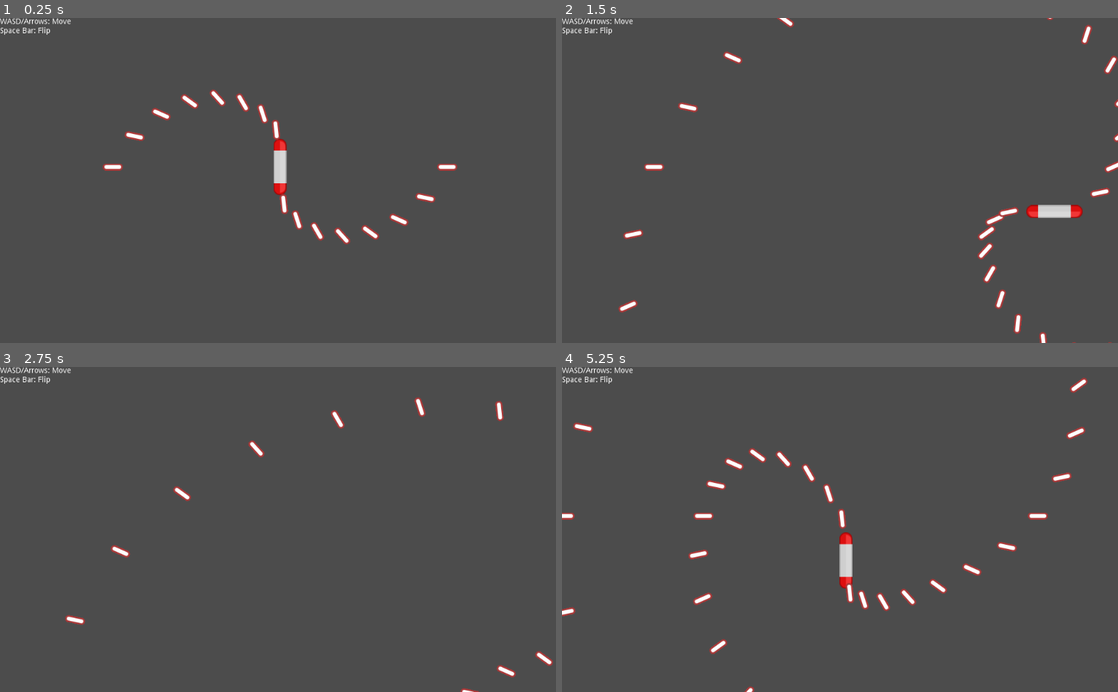
Above: before the commit, frames 1-4 (two rows, left to right).
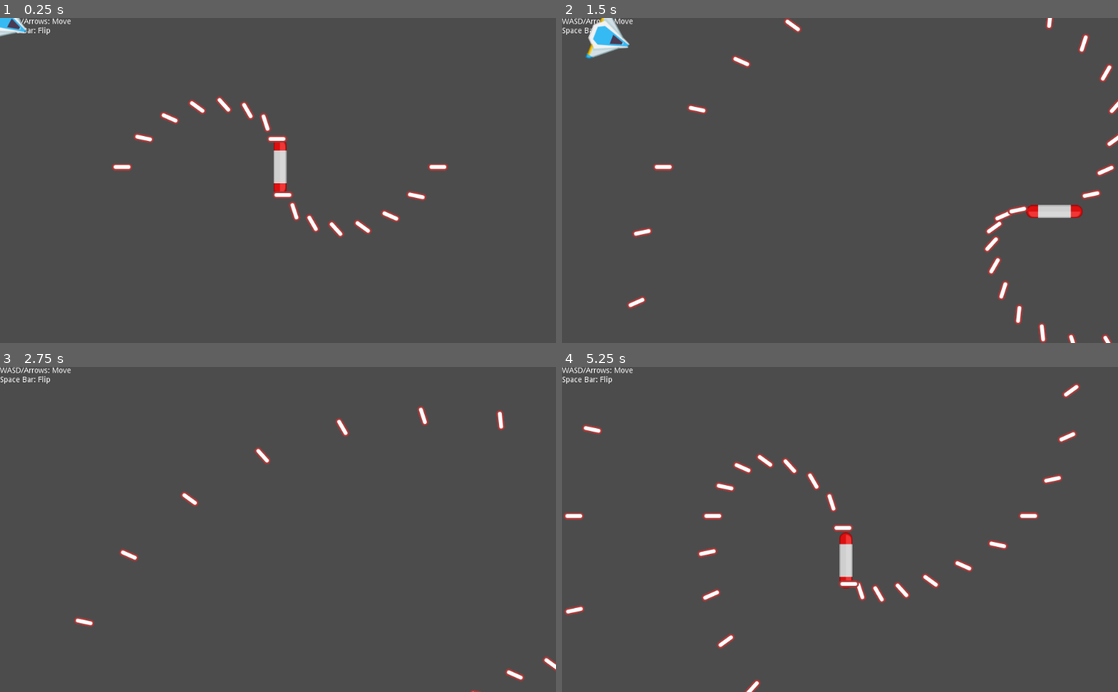
Above: after the commit, the same moments.

Repository: ItsSeaJay/godot-wild-jam-22
Game: Godot game, scene res://Game.tscn
Same seed, same stepped clock (60 frames per second), same inputs: the game is played once before the commit and once after it.
Inputs:
- Up to frame 1 (0.25 s): no input
- Up to frame 2 (1.5 s): hold D (player_move_right) 0.53-1.28 s; hold S (player_move_down) from 1.28 s (still down)
- Up to frame 3 (2.75 s): release S (player_move_down) at 2.03 s; hold D (player_move_right) from 2.03 s (still down)
- Up to frame 4 (5.25 s): release D (player_move_right) at 2.78 s; hold W (player_move_up) 2.78-3.53 s; hold Left (player_move_left) 3.53-5.03 s; hold S (player_move_down) from 5.03 s (still down)

The runs differ from the first frame. In frame 1, 1.7% of the frame differs, in the area x 0-83%, y 0-70%; in frame 2, 2.2%; in frame 3, 0.8%; in frame 4, 2.3%, in the area x 0-95%, y 3-100%.

Commit message:
Add homing enemy

Diff:
--- a/Game.tscn
+++ b/Game.tscn
@@ -1,6 +1,7 @@
-[gd_scene load_steps=2 format=2]
+[gd_scene load_steps=3 format=2]
 
 [ext_resource path="res://player/Player.tscn" type="PackedScene" id=1]
+[ext_resource path="res://combat/enemy/homing/HomingEnemy.tscn" type="PackedScene" id=2]
 
 [node name="Game" type="Node2D"]
 
@@ -15,3 +16,5 @@
 __meta__ = {
 "_edit_use_anchors_": false
 }
+
+[node name="HomingEnemy" parent="." instance=ExtResource( 2 )]
--- /dev/null
+++ b/combat/enemy/homing/HomingEnemy.gd
@@ -0,0 +1,21 @@
+extends Node2D
+
+const Player = preload("res://player/Player.tscn")
+
+export var movement_speed = 64.0
+
+var team = Global.TEAMS[int(round(rand_range(0, Global.TEAMS.size() - 1)))]
+var player
+
+func _ready():
+	var players = get_tree().get_nodes_in_group("player")
+	player = players[int(round(rand_range(0, players.size() - 1)))] as Player
+
+func _process(delta):
+	var direction_to_player = global_position.direction_to(player.global_position)
+	translate(direction_to_player.normalized() * movement_speed * delta)
+	rotation = global_position.angle_to_point(player.global_position)
+
+func hit():
+	print("hit!")
+	queue_free()
--- /dev/null
+++ b/combat/enemy/homing/HomingEnemy.tscn
@@ -0,0 +1,25 @@
+[gd_scene load_steps=5 format=2]
+
+[ext_resource path="res://combat/enemy/homing/playerShip3_blue.png" type="Texture" id=1]
+[ext_resource path="res://combat/enemy/homing/HomingEnemy.gd" type="Script" id=2]
+[ext_resource path="res://combat/hurtbox/Hurtbox.tscn" type="PackedScene" id=3]
+
+[sub_resource type="RectangleShape2D" id=1]
+extents = Vector2( 27.3709, 10 )
+
+[node name="HomingEnemy" type="Node2D" groups=[
+"enemy",
+]]
+script = ExtResource( 2 )
+
+[node name="Sprite" type="Sprite" parent="."]
+rotation = -1.5708
+texture = ExtResource( 1 )
+
+[node name="Hurtbox" parent="." instance=ExtResource( 3 )]
+path_to_owner = NodePath("..")
+
+[node name="CollisionShape2D" parent="Hurtbox" index="0"]
+shape = SubResource( 1 )
+
+[editable path="Hurtbox"]
--- a/combat/hitbox/Hitbox.gd
+++ b/combat/hitbox/Hitbox.gd
@@ -16,5 +16,7 @@
 
 		if entity != null:
 			if entity.is_in_group(target_group):
-				entity.hit()
+				if entity.has_method("hit"):
+					entity.hit()
+
 				emit_signal("target_group_hit")
--- a/combat/hurtbox/Hurtbox.gd
+++ b/combat/hurtbox/Hurtbox.gd
@@ -1,5 +1,4 @@
 class_name Hurtbox
 extends Area2D
 
-
 export var path_to_owner : NodePath
--- a/player/Player.gd
+++ b/player/Player.gd
@@ -1,5 +1,5 @@
 class_name Player
-extends KinematicBody2D
+extends Node2D
 
 const Bullet = preload("res://combat/bullet/Bullet.tscn")
 const SPRITES = {
@@ -25,7 +25,7 @@
 var movement_velocity : Vector2 = Vector2.ZERO
 var team = Global.TEAMS[0]
 
-func _physics_process(delta):
+func _process(delta):
 	process_firing(delta)
 	process_movement(delta)
 	process_spinning(delta)
@@ -53,7 +53,8 @@
 	else:
 		linear_velocity = linear_velocity.move_toward(Vector2.ZERO, movement_friction)
 
-	movement_velocity = move_and_slide(linear_velocity)
+	movement_velocity = linear_velocity
+	translate(linear_velocity * delta)
 
 func process_spinning(delta):
 	rotate(TAU * torque * delta * spin_direction)
--- a/player/Player.tscn
+++ b/player/Player.tscn
@@ -1,27 +1,19 @@
-[gd_scene load_steps=6 format=2]
+[gd_scene load_steps=5 format=2]
 
 [ext_resource path="res://player/paddleRed.png" type="Texture" id=1]
 [ext_resource path="res://player/Player.gd" type="Script" id=2]
 [ext_resource path="res://combat/hurtbox/Hurtbox.tscn" type="PackedScene" id=3]
 
-[sub_resource type="CapsuleShape2D" id=1]
-radius = 11.7014
-height = 82.5135
+[sub_resource type="RectangleShape2D" id=2]
+extents = Vector2( 29.1668, 10 )
 
-[sub_resource type="RectangleShape2D" id=2]
-extents = Vector2( 30.3646, 10 )
-
-[node name="Player" type="KinematicBody2D" groups=[
+[node name="Player" type="Node2D" groups=[
 "player",
 ]]
 script = ExtResource( 2 )
 
 [node name="Sprite" type="Sprite" parent="."]
 texture = ExtResource( 1 )
-
-[node name="CollisionShape2D" type="CollisionShape2D" parent="."]
-rotation = 1.5708
-shape = SubResource( 1 )
 
 [node name="Hurtbox" parent="." instance=ExtResource( 3 )]
 
--- a/project.godot
+++ b/project.godot
@@ -19,7 +19,7 @@
 "language": "GDScript",
 "path": "res://combat/hurtbox/Hurtbox.gd"
 }, {
-"base": "KinematicBody2D",
+"base": "Node2D",
 "class": "Player",
 "language": "GDScript",
 "path": "res://player/Player.gd"
Binary file added: combat/enemy/homing/playerShip3_blue.png
Not shown, added: combat/enemy/homing/playerShip3_blue.png.import
Binary file added: combat/enemy/homing/playerShip3_red.png
Not shown, added: combat/enemy/homing/playerShip3_red.png.import
